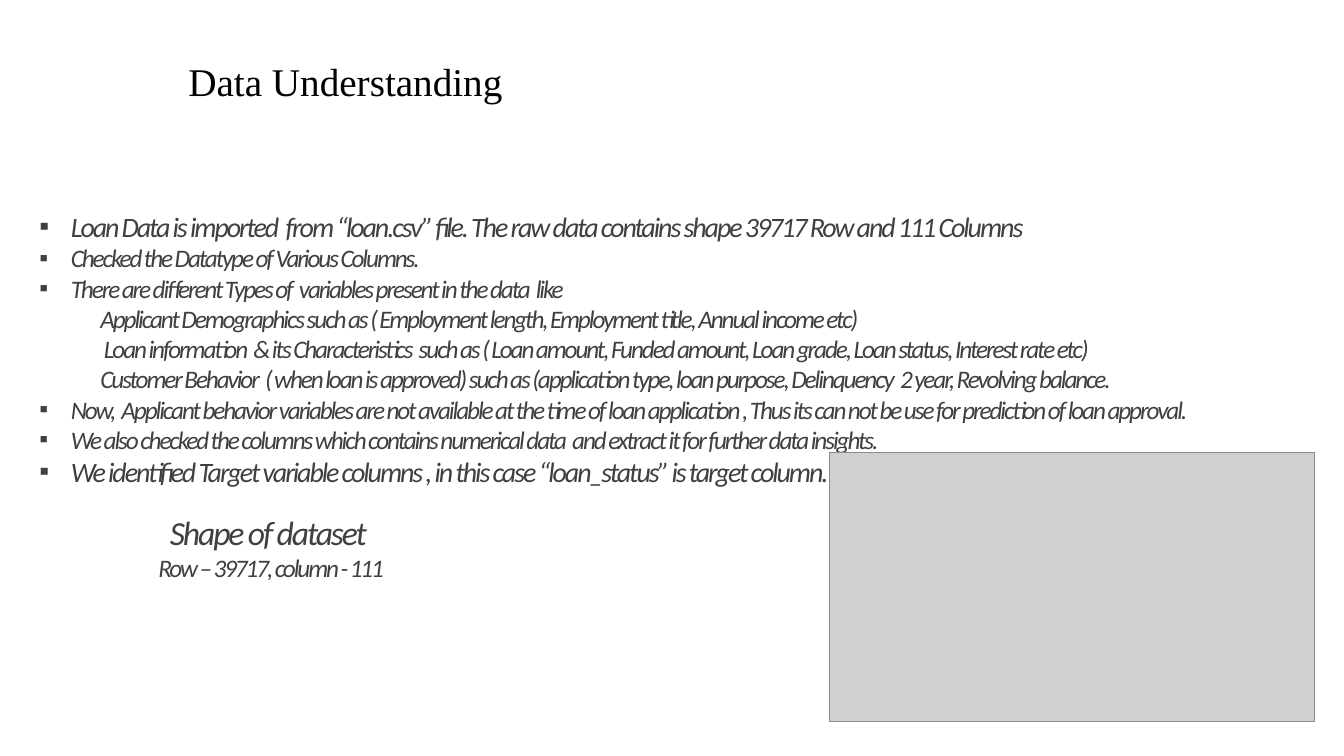
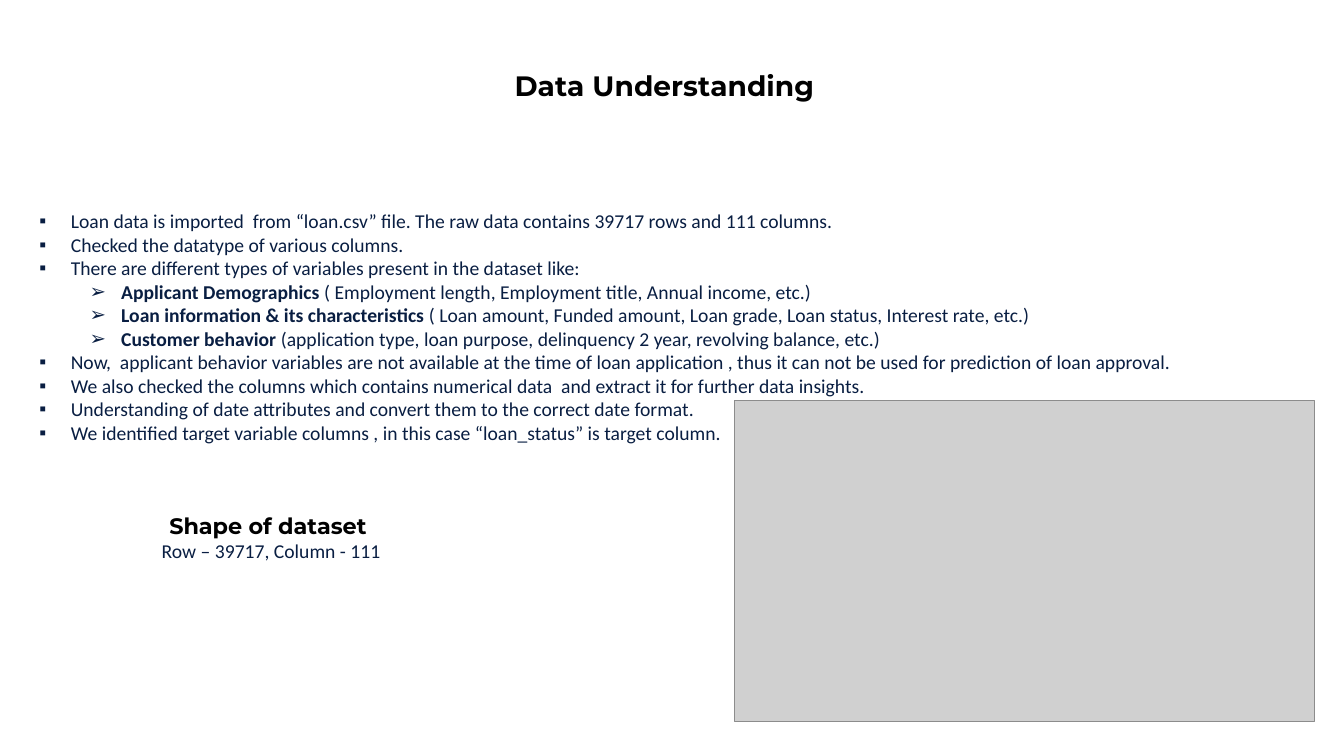
Before and after one commit to shuklavaibhav1994/Lending-Club-Case-Study, a slide deck: slide 4 of Lending_Club_Vaibhav_Pankaj.pptx. Drawn at 1344x756 pixels with LibreOffice and Linux fonts; fonts in the diff are those of the drawing; grey boxes stand for pictures; background and template pictures are left out. Boxes give left, top, right and bottom in pixels: in the first picture for what was removed or moved away, otherwise in the second. Text is boxed around its words. In the diff, an @@ line names an element or a change of style, - is before the commit and + after.

```diff
--- a/Lending_Club_Vaibhav_Pankaj.pptx
+++ b/Lending_Club_Vaibhav_Pankaj.pptx
@@ title "Data Understanding" at [515,74,814,102]: size 28 to 20 pt, font Times New Roman to Montserrat, bold on; alignment left to centre @@
@@ text at [71,214,1170,372]: text changed; size 18 to 14 pt; text colour #404040 to #091E42; italic off @@
-▪ Loan Data is imported from “loan.csv” file. The raw data contains shape 39717 Row and 111 Columns
-▪ Checked the Datatype of Various Columns.
-▪ There are different Types of variables present in the data like
-Applicant Demographics such as ( Employment length, Employment title, Annual income etc)
-Loan information & its Characteristics such as ( Loan amount, Funded amount, Loan grade, Loan status, Interest rate etc)
-Customer Behavior ( when loan is approved) such as (application type, loan purpose, Delinquency 2 year, Revolving balance.
-▪ Now, Applicant behavior variables are not available at the time of loan application , Thus its can not be use for prediction of loan approval.
+▪ Loan data is imported from “loan.csv” file. The raw data contains 39717 rows and 111 columns.
+▪ Checked the datatype of various columns.
+▪ There are different types of variables present in the dataset like:
+  ➢ Applicant Demographics ( Employment length, Employment title, Annual income, etc.)
+  ➢ Loan information & its characteristics ( Loan amount, Funded amount, Loan grade, Loan status, Interest rate, etc.)
+  ➢ Customer behavior (application type, loan purpose, delinquency 2 year, revolving balance, etc.)
+▪ Now, applicant behavior variables are not available at the time of loan application , thus it can not be used for prediction of loan approval.
@@ text at [71,379,865,397]: size 18 to 14 pt, text colour #404040 to #091E42, letter spacing -1.5 to 0 pt, italic off in "We also checked the columns which contains ..." @@
@@ text at [71,402,720,444]: text changed; size 20 to 14 pt; text colour #404040 to #091E42; italic off @@
-▪ We identified Target variable columns , in this case “loan_status” is target column.
+▪ Understanding of date attributes and convert them to the correct date format.
+▪ We identified target variable columns , in this case “loan_status” is target column.
@@ picture: place and size @@
-picture at [830,453,1315,721]
+picture at [735,400,1315,721]
@@ text at [169,517,366,539]: size 24 to 16 pt, font Calibri to Montserrat, text colour #404040 to #000000, letter spacing -1.5 to 0 pt, bold on, italic off in "Shape of dataset" @@
@@ text at [162,544,380,561]: text changed; size 18 to 14 pt; text colour #404040 to #091E42; italic off @@
-Row – 39717, column - 111
+Row – 39717, Column - 111
```
Also in this commit, not shown: 21 other slides changed, 1 slide added.
